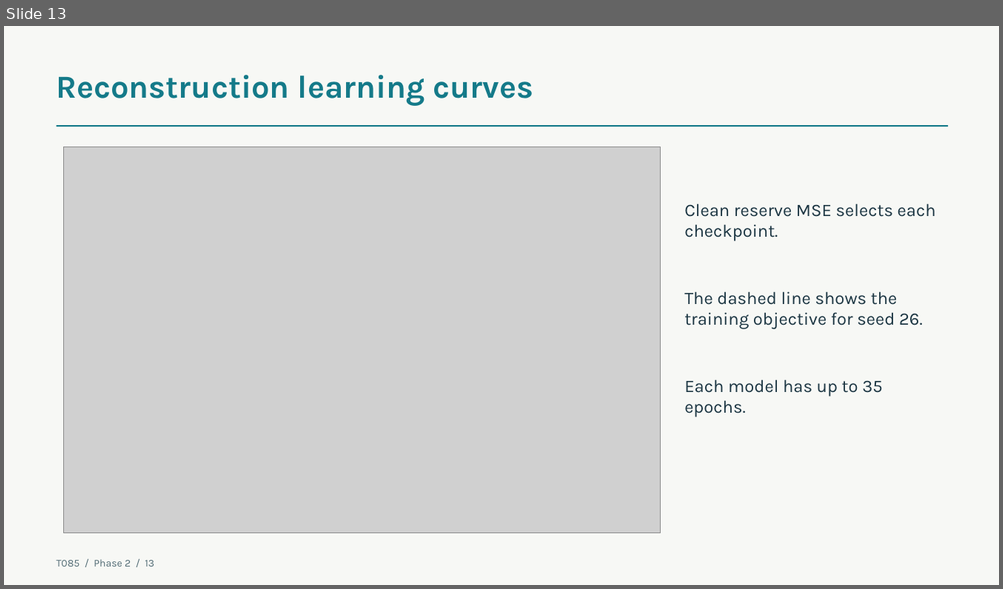
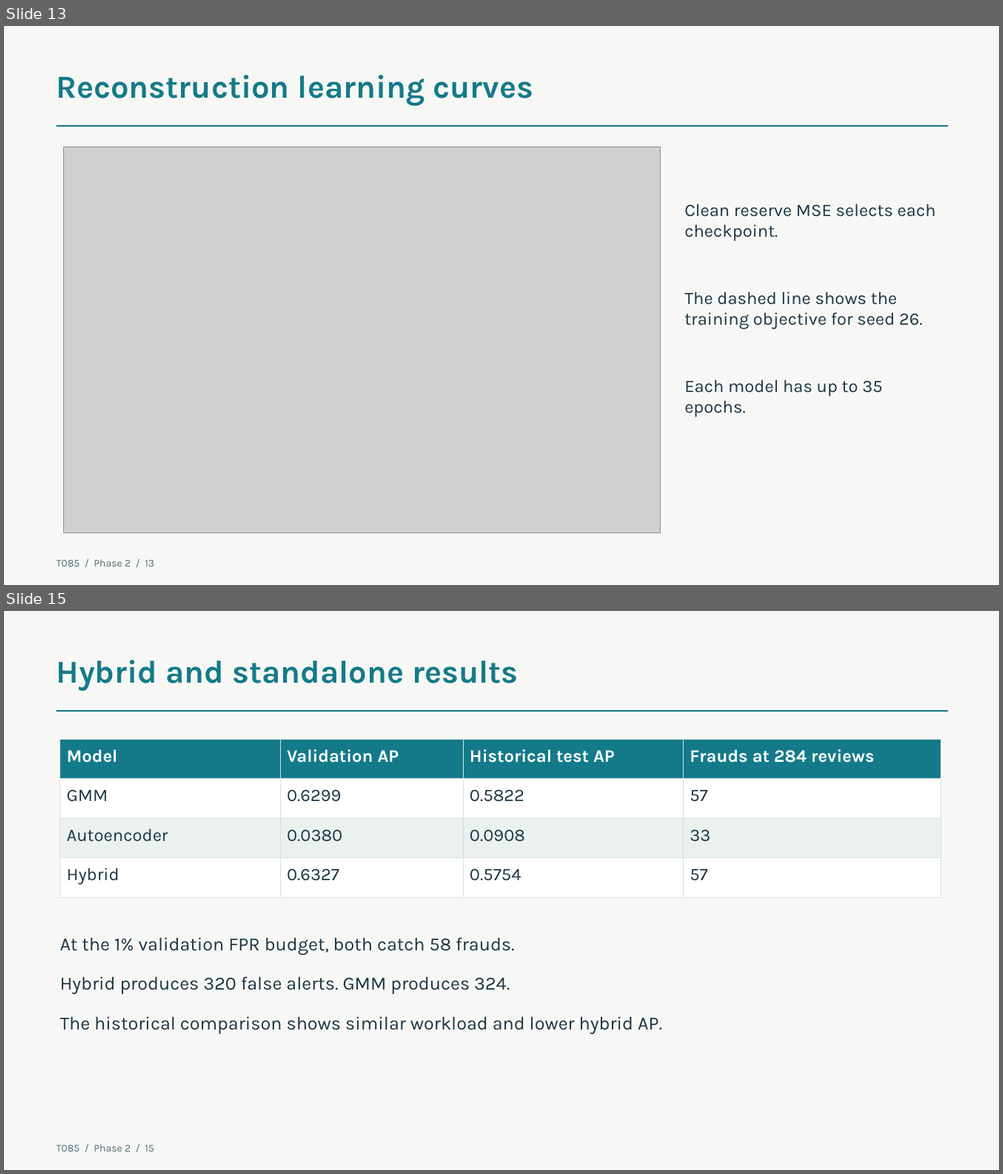
Before and after one commit to aaditya599fx/T085-CardFraudTriage-AML-Phase1, a slide deck: docs/phase2/T085_Phase2.pptx. Shown one above the other, each under a label of ours: slide 13 before the commit, slides 13 and 15 after it; the slides between them are not shown. The pictures are 1003x589 and 1003x1174 pixels, drawn with LibreOffice and Linux fonts; fonts in the diff are those of the drawing; grey boxes stand for pictures. Boxes give left, top, right and bottom in pixels: in the first picture for what was removed or moved away, otherwise in the second. Text is boxed around its words. In the diff, an @@ line names an element or a change of style, - is before the commit and + after.

Commit message:
Add validation-selected Phase 2 hybrid fraud scoring

```diff
--- a/docs/phase2/T085_Phase2.pptx
+++ b/docs/phase2/T085_Phase2.pptx
@@ slide 15 added at [4,611,999,1170], background #F7F8F5 @@
@@ text added at [57,660,518,691], 31 pt, text #147A89, bold @@
+Hybrid and standalone results
@@ line added from (57, 711) to (948, 711), #147A89 1.35 pt @@
@@ table added at [60,739,940,888], 4 rows, 4 columns @@
+Model | Validation AP | Historical test AP | Frauds at 284 reviews
+GMM | 0.6299 | 0.5822 | 57
+Autoencoder | 0.0380 | 0.0908 | 33
+Hybrid | 0.6327 | 0.5754 | 57
@@ text added at [60,937,514,955], 18 pt, text #1B3542 @@
+At the 1% validation FPR budget, both catch 58 frauds.
@@ text added at [60,977,509,994], 18 pt, text #1B3542 @@
+Hybrid produces 320 false alerts. GMM produces 324.
@@ text added at [60,1017,662,1034], 18 pt, text #1B3542 @@
+The historical comparison shows similar workload and lower hybrid AP.
@@ text added at [57,1145,154,1152], 10 pt, text #526C75 @@
+T085 / Phase 2 / 15
```
Also in this commit, not shown: 1 slide changed, 1 other slide added, 16 other files.
